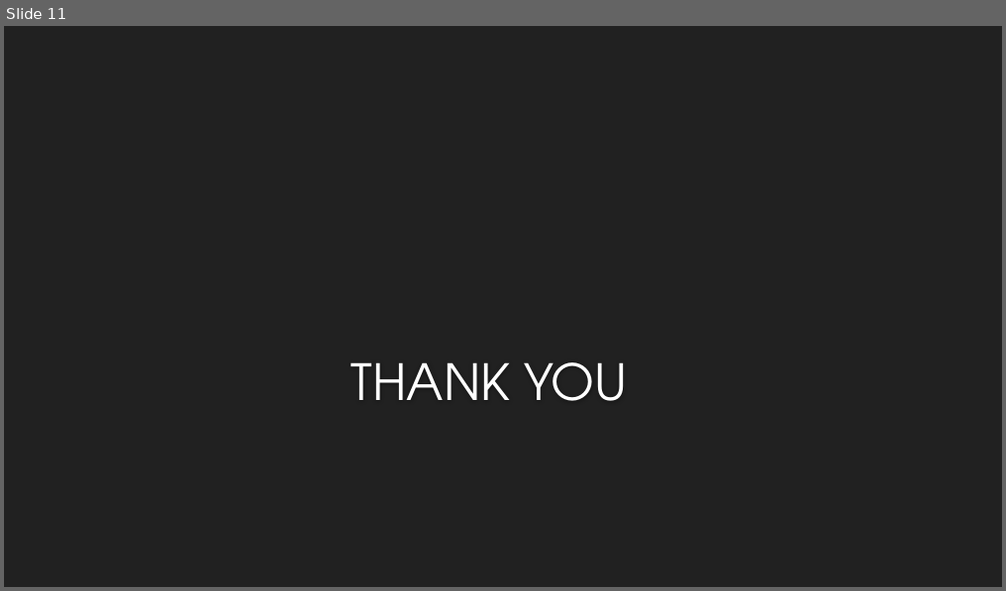
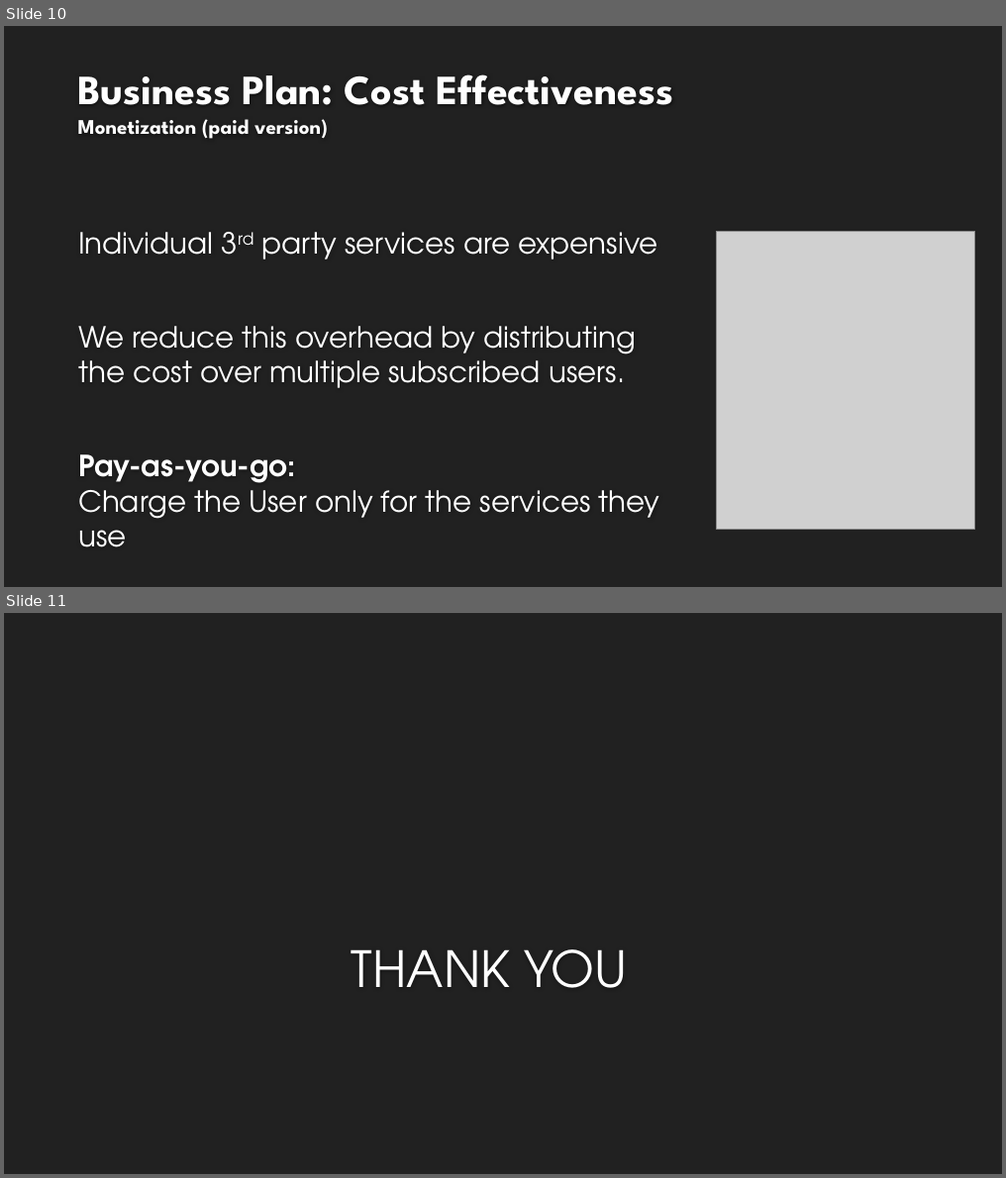
Before and after one commit to Pranshu258/SmartLookup, a slide deck: Documents/Smart LookUP.pptx. Shown one above the other, each under a label of ours: slide 11 before the commit, slides 10 and 11 after it. The pictures are 1006x591 and 1006x1178 pixels, drawn with LibreOffice and Linux fonts; fonts in the diff are those of the drawing; grey boxes stand for pictures; background and template pictures are left out. Boxes give left, top, right and bottom in pixels: in the first picture for what was removed or moved away, otherwise in the second. Text is boxed around its words. In the diff, an @@ line names an element or a change of style, - is before the commit and + after.

```diff
--- a/Documents/Smart LookUP.pptx
+++ b/Documents/Smart LookUP.pptx
@@ slide 10 added at (4,26,1002,587), background #212121 @@
@@ title added at (78,75,673,139), 40 pt, text #FEFEFE, bold @@
+Business Plan: Cost Effectiveness
+Monetization (paid version)
@@ text added at (78,232,660,548), 28 pt, text #FFFFFF @@
+Individual 3rd party services are expensive
+We reduce this overhead by distributing the cost over multiple subscribed users.
+Pay-as-you-go:
+Charge the User only for the services they use
@@ picture added at (717,231,975,529) @@
```
Also in this commit, not shown: 8 slides changed, 1 slide removed, 1 other file.
